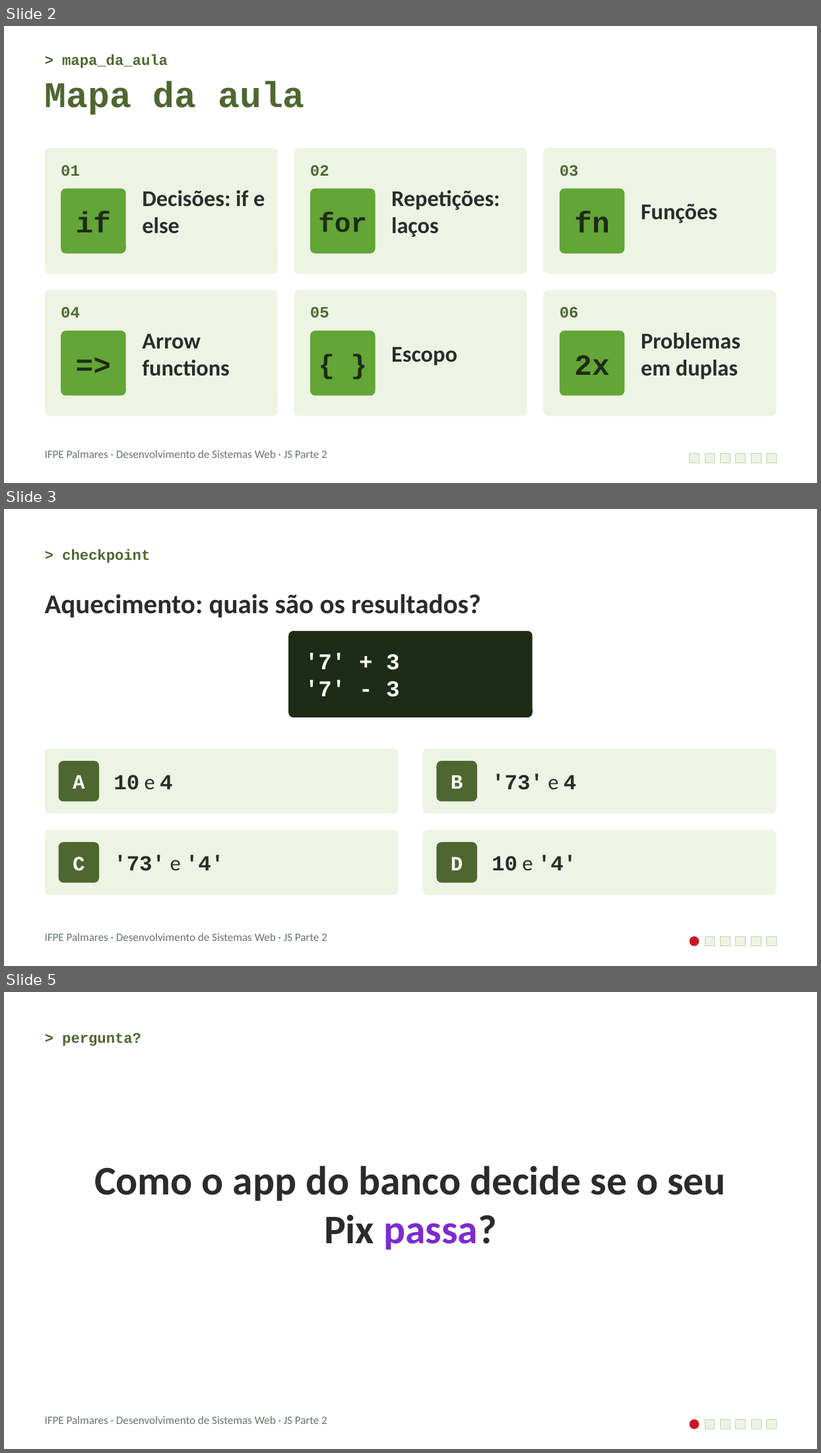
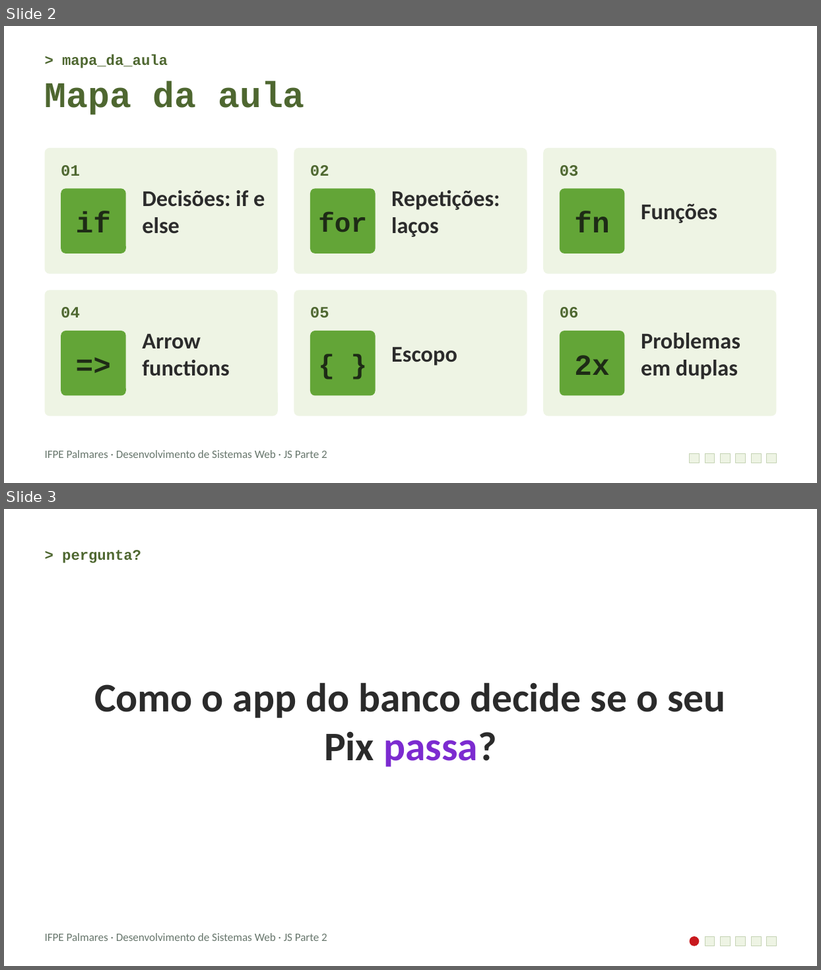
Before and after one commit to tsa2ufpe/web, a slide deck: modulos/05-javascript/slides/js-parte2-decisoes-e-funcoes.pptx. Shown one above the other, each under a label of ours: slides 2, 3 and 5 before the commit, slides 2 and 3 after it; the slides between them are not shown. The pictures are 821x1453 and 821x970 pixels, drawn with LibreOffice and Linux fonts; fonts in the diff are those of the drawing. Boxes give left, top, right and bottom in pixels: in the first picture for what was removed or moved away, otherwise in the second. Text is boxed around its words. In the diff, an @@ line names an element or a change of style, - is before the commit and + after.

```diff
--- a/modulos/05-javascript/slides/js-parte2-decisoes-e-funcoes.pptx
+++ b/modulos/05-javascript/slides/js-parte2-decisoes-e-funcoes.pptx
@@ slide 3 removed at (4, 509, 817, 966), background #FFFFFF @@
@@ text removed at (62, 549, 150, 563) @@
-> checkpoint
@@ text removed at (45, 594, 481, 618) @@
-Aquecimento: quais são os resultados?
@@ rounded rectangle removed at (288, 631, 533, 718) @@
@@ text removed at (305, 653, 400, 697) @@
-'7' + 3
-'7' - 3
@@ rounded rectangle removed at (45, 749, 399, 814) @@
@@ rounded rectangle removed at (59, 761, 99, 802) @@
@@ rounded rectangle removed at (422, 749, 776, 814) @@
@@ rounded rectangle removed at (436, 761, 477, 802) @@
@@ text removed at (73, 775, 85, 789) @@
-A
@@ text removed at (114, 775, 172, 790) @@
-10 e 4
@@ text removed at (451, 776, 463, 789) @@
-B
@@ text removed at (492, 774, 576, 790) @@
-'73' e 4
@@ rounded rectangle removed at (45, 830, 399, 895) @@
@@ rounded rectangle removed at (59, 842, 99, 883) @@
@@ rounded rectangle removed at (422, 830, 776, 895) @@
@@ rounded rectangle removed at (436, 842, 477, 883) @@
@@ text removed at (73, 857, 85, 871) @@
-C
@@ text removed at (114, 855, 224, 871) @@
-'73' e '4'
@@ text removed at (451, 857, 463, 871) @@
-D
@@ text removed at (492, 855, 576, 871) @@
-10 e '4'
@@ text removed at (45, 933, 327, 941) @@
-IFPE Palmares · Desenvolvimento de Sistemas Web · JS Parte 2
@@ ellipse removed at (690, 937, 699, 947) @@
@@ rectangle removed at (705, 937, 715, 947) @@
@@ rectangle removed at (720, 937, 730, 947) @@
@@ rectangle removed at (736, 937, 746, 947) @@
@@ rectangle removed at (751, 937, 761, 947) @@
@@ rectangle removed at (767, 937, 776, 947) @@
@@ what was slide 5 is now slide 3 @@
```
Also in this commit, not shown: 4 other slides removed.
